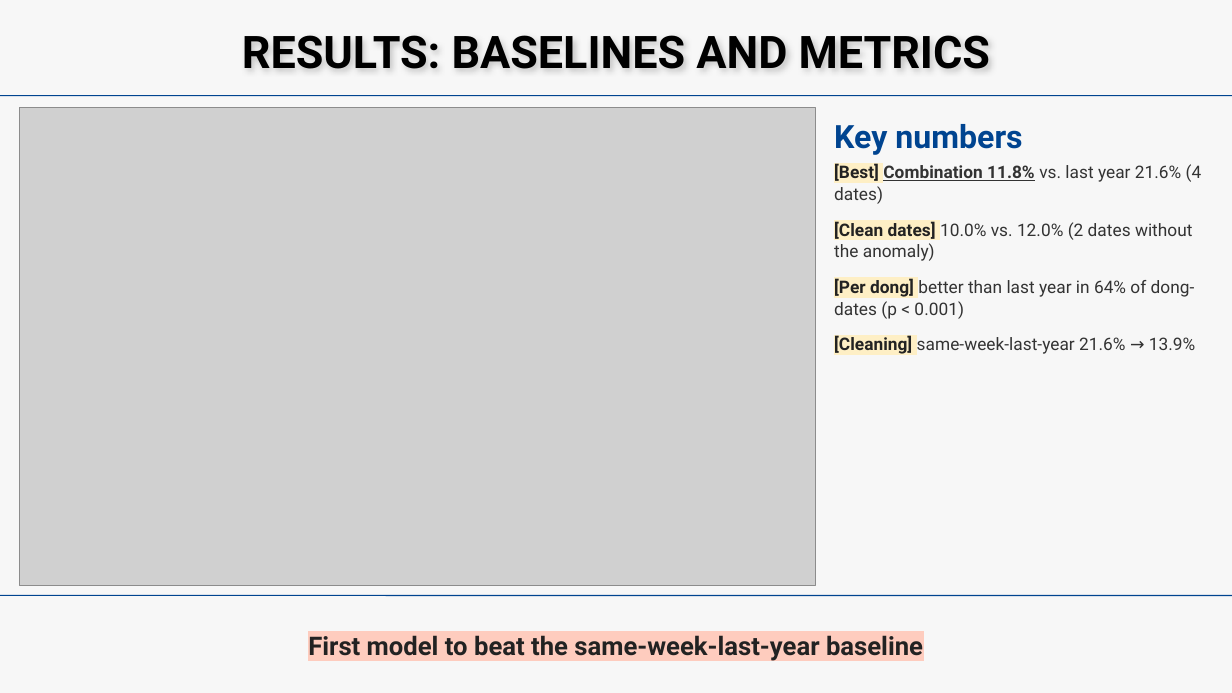
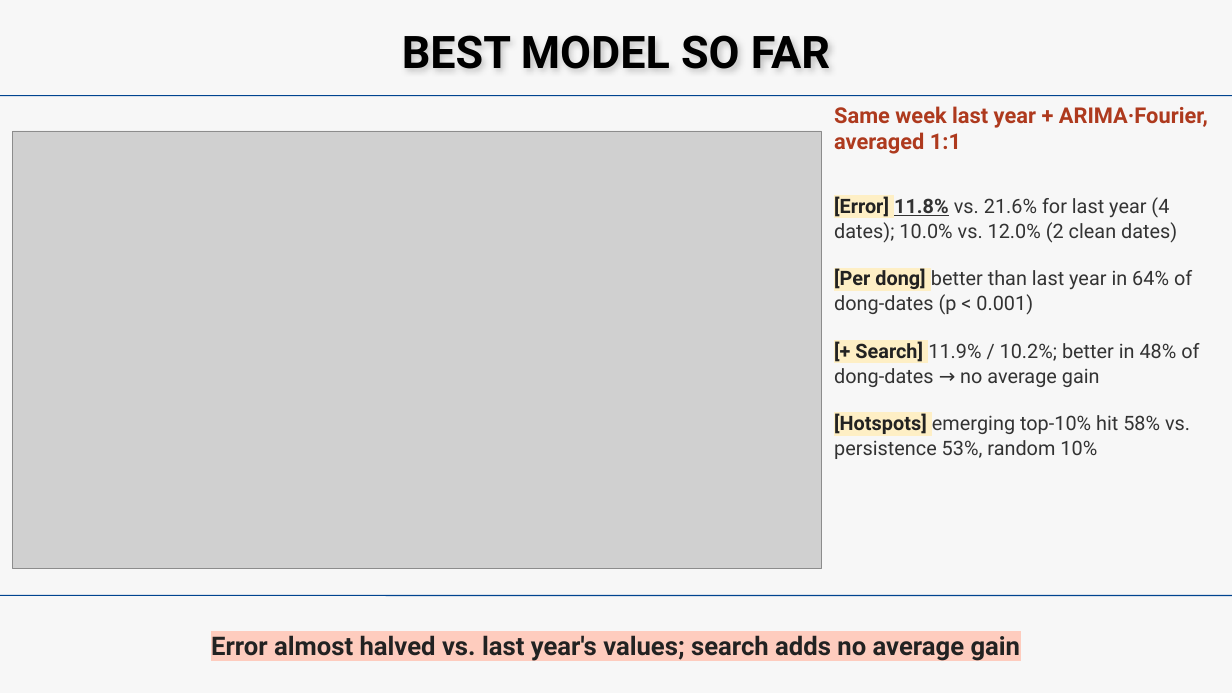
Before and after one commit to beblack127/HEAT, a slide deck: slide 7 of reports/gt_midterm/slides/HEAT_midterm.pptx. Drawn at 1232x693 pixels with LibreOffice and Linux fonts; fonts in the diff are those of the drawing; grey boxes stand for pictures. Boxes give left, top, right and bottom in pixels: in the first picture for what was removed or moved away, otherwise in the second. Text is boxed around its words. In the diff, an @@ line names an element or a change of style, - is before the commit and + after.

```diff
--- a/reports/gt_midterm/slides/HEAT_midterm.pptx
+++ b/reports/gt_midterm/slides/HEAT_midterm.pptx
@@ text at [402, 35, 830, 69]: text changed @@
-RESULTS: BASELINES AND METRICS
+BEST MODEL SO FAR
@@ text at [834, 106, 1208, 154]: text changed; size 37.5 to 25.5 pt; text colour #004490 to #AE3A1E @@
-Key numbers
+Same week last year + ARIMA·Fourier, averaged 1:1
@@ picture: place and size @@
-picture at [19, 107, 815, 585]
+picture at [13, 131, 821, 568]
@@ text at [834, 196, 1177, 243]: text changed; size 20.2 to 23.2 pt @@
-[Best] Combination 11.8% vs. last year 21.6% (4 dates)
-[Clean dates] 10.0% vs. 12.0% (2 dates without the anomaly)
+[Error] 11.8% vs. 21.6% for last year (4 dates); 10.0% vs. 12.0% (2 clean dates)
@@ text "[Error] 11.8% vs. 21.6% for ...": place and size @@
-text "[Error] 11.8% vs. 21.6% for ..." at [834, 163, 1202, 354]
+text "[Error] 11.8% vs. 21.6% for ..." at [834, 196, 1199, 459]
@@ text at [834, 267, 1192, 315]: size 20.2 to 23.2 pt in "[Per dong] better than last year in ..." @@
@@ text at [834, 339, 1199, 459]: text changed; size 20.2 to 23.2 pt @@
-[Cleaning] same-week-last-year 21.6% → 13.9%
+[+ Search] 11.9% / 10.2%; better in 48% of dong-dates → no average gain
+[Hotspots] emerging top-10% hit 58% vs. persistence 53%, random 10%
@@ text at [211, 635, 1021, 661]: text changed @@
-First model to beat the same-week-last-year baseline
+Error almost halved vs. last year's values; search adds no average gain
```
Also in this commit, not shown: 5 other slides changed, 4 slides added, 4 slides removed, 13 other files.
